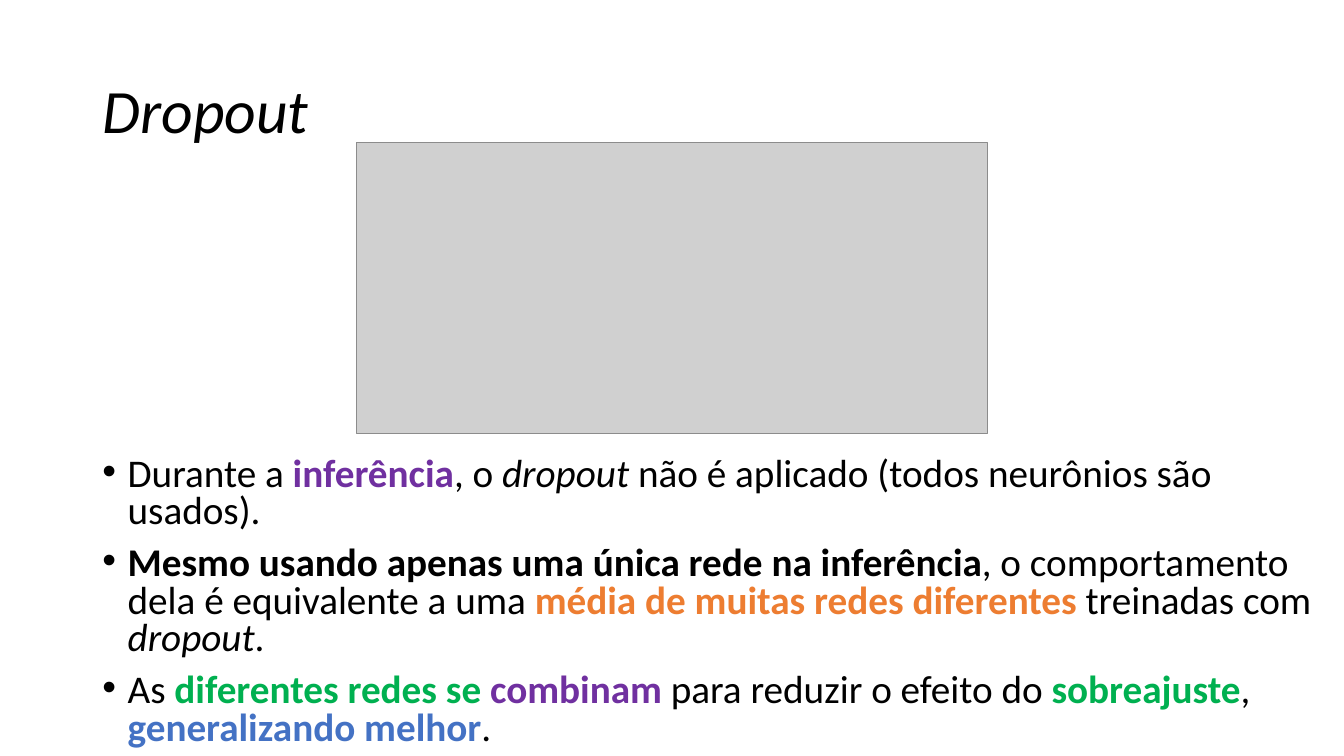
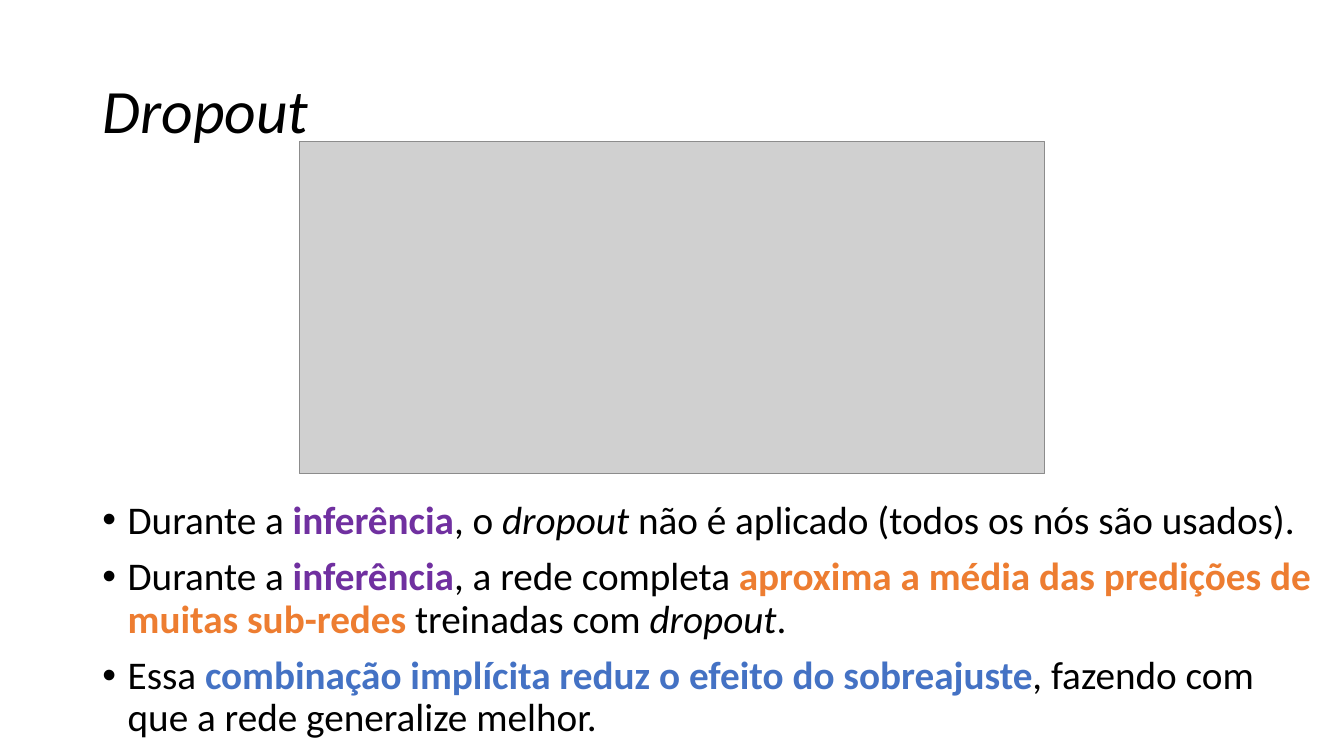
Before and after one commit to zz4fap/c24_inteligencia_artificial, a slide deck: slide 70 of slides/C24_CNN.pptx (slide 69 before the commit). Drawn at 1344x756 pixels with LibreOffice and Linux fonts; fonts in the diff are those of the drawing; grey boxes stand for pictures. Boxes give left, top, right and bottom in pixels: in the first picture for what was removed or moved away, otherwise in the second. Text is boxed around its words. In the diff, an @@ line names an element or a change of style, - is before the commit and + after.

```diff
--- a/slides/C24_CNN.pptx
+++ b/slides/C24_CNN.pptx
@@ picture: place and size @@
-picture at <box>357,143,988,435</box>
+picture at <box>299,141,1046,474</box>
@@ text at <box>128,505,1311,738</box>: text changed @@
-• Durante a inferência, o dropout não é aplicado (todos neurônios são usados).
-• Mesmo usando apenas uma única rede na inferência, o comportamento dela é equivalente a uma média de muitas redes diferentes treinadas com dropout.
-• As diferentes redes se combinam para reduzir o efeito do sobreajuste, generalizando melhor.
+• Durante a inferência, o dropout não é aplicado (todos os nós são usados).
+• Durante a inferência, a rede completa aproxima a média das predições de muitas sub-redes treinadas com dropout.
+• Essa combinação implícita reduz o efeito do sobreajuste, fazendo com que a rede generalize melhor.
```
Also in this commit, not shown: 14 other slides changed, 3 slides added, 1 slide removed.
